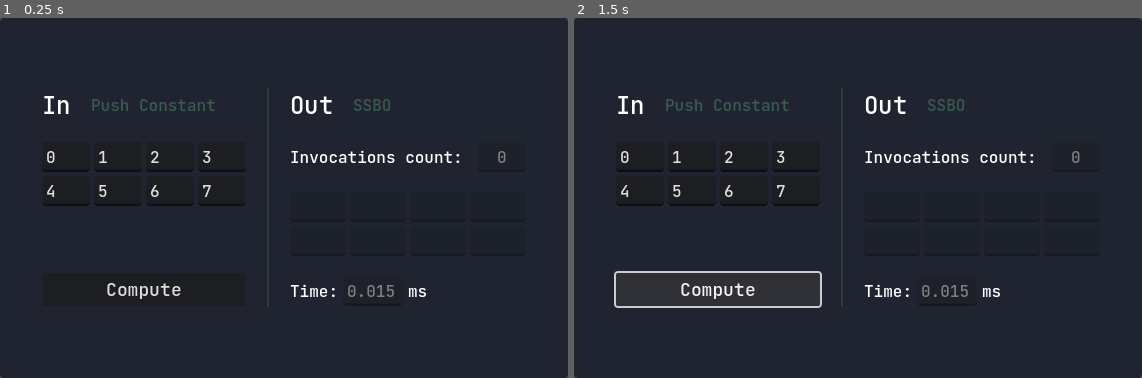
Above: before the commit, frames 1-2 (left to right).
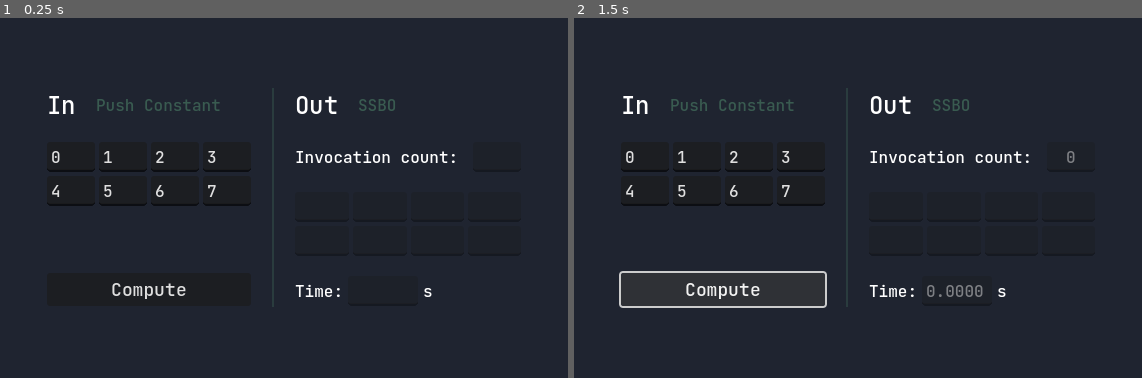
Above: after the commit, the same moments.

Repository: 1hue/StorageBuffersCompute
Game: Godot game, scene res://main.tscn
The game is run twice, just before and just after one commit, with the same random seed, the same clock (stepped at 60 frames per second) and the same inputs.
Inputs:
- Up to frame 1 (0.25 s): no input
- Up to frame 2 (1.5 s): click "Compute" at 0.5 s; click "Compute" at 1.25 s

The runs differ from the first frame. In frame 1, 2.4% of the frame differs, in the area x 0-100%, y 0-100%; in frame 2, 2.7%.
Error before the commit: Cannot call method 'shader_create_from_spirv' on a null value. (res://compute_worker.gd:69)
Error after the commit: Cannot call method 'shader_create_from_spirv' on a null value. (res://compute_worker.gd:70)

Commit message:
Adjust formatting; add comments

Diff:
--- a/compute_worker.gd
+++ b/compute_worker.gd
@@ -13,8 +13,9 @@
 var storage_buffer: RID
 
 # Outputs
-var invocation_counter: int
+var counter: int
 var storage_out: PackedFloat32Array
+var benchmark: float
 
 func _init() -> void:
 	rd = RenderingServer.create_local_rendering_device()
@@ -101,7 +102,7 @@
 	rd.submit()
 
 
-func get_benchmark() -> float:
+func _get_benchmark() -> float:
 	var start := rd.get_captured_timestamp_gpu_time(0)
 	var end := rd.get_captured_timestamp_gpu_time(1)
 	var gpu_ms := (end - start) * 1e-6
@@ -111,6 +112,10 @@
 func sync() -> void:
 	rd.sync()
 
+	# Important this is after sync but before buffer_get_data
+	benchmark = _get_benchmark()
+	print(benchmark)
+
 	var bytes_out := rd.buffer_get_data(storage_buffer)
-	invocation_counter = bytes_out.decode_u32(0)
+	counter = bytes_out.decode_u32(0)
 	storage_out = bytes_out.slice(4).to_float32_array()
--- a/main.gd
+++ b/main.gd
@@ -16,10 +16,11 @@
 	worker.compute(inputs)
 	worker.sync()
 
-	#time.text = "%d" % worker.get_benchmark()
-	counter.text = "%d" % worker.invocation_counter
+	time.text = "%.4f" % worker.benchmark
+	counter.text = "%d" % worker.counter
 
 	for i in worker.storage_out.size():
+		# Note that we're formatting floats into %d decimals
 		output_fields.get_child(i).text = "%d" % worker.storage_out[i]
 
 
--- a/main.tscn
+++ b/main.tscn
@@ -134,12 +134,11 @@
 
 [node name="TimeLabel" type="Label" parent="PanelContainer/CenterContainer/MarginContainer/HBoxContainer/VBoxContainer2/HBoxContainer2"]
 layout_mode = 2
-text = "Invocations count: "
+text = "Invocation count: "
 
 [node name="Counter" type="LineEdit" parent="PanelContainer/CenterContainer/MarginContainer/HBoxContainer/VBoxContainer2/HBoxContainer2"]
 unique_name_in_owner = true
 layout_mode = 2
-text = "0"
 alignment = 1
 editable = false
 
@@ -200,13 +199,13 @@
 
 [node name="Time" type="LineEdit" parent="PanelContainer/CenterContainer/MarginContainer/HBoxContainer/VBoxContainer2/HBoxContainer"]
 unique_name_in_owner = true
-custom_minimum_size = Vector2(60, 0)
-layout_mode = 2
-text = "0.015"
+custom_minimum_size = Vector2(70, 0)
+layout_mode = 2
 editable = false
 
 [node name="TimeLabel2" type="Label" parent="PanelContainer/CenterContainer/MarginContainer/HBoxContainer/VBoxContainer2/HBoxContainer"]
 layout_mode = 2
-text = "ms"
+tooltip_text = "Microseconds"
+text = "s"
 
 [connection signal="pressed" from="PanelContainer/CenterContainer/MarginContainer/HBoxContainer/VBoxContainer/ComputeButton" to="." method="_on_compute_button_pressed"]
--- a/resources/theme.tres
+++ b/resources/theme.tres
@@ -20,10 +20,6 @@
 
 [sub_resource type="StyleBoxFlat" id="StyleBoxFlat_tekt2"]
 bg_color = Color(0.12156863, 0.14117648, 0.1882353, 1)
-corner_radius_top_left = 4
-corner_radius_top_right = 4
-corner_radius_bottom_right = 4
-corner_radius_bottom_left = 4
 
 [sub_resource type="StyleBoxLine" id="StyleBoxLine_tekt2"]
 color = Color(0.22352941, 0.35686275, 0.3137255, 0.4392157)
Not shown, changed: compute_shader.glsl
